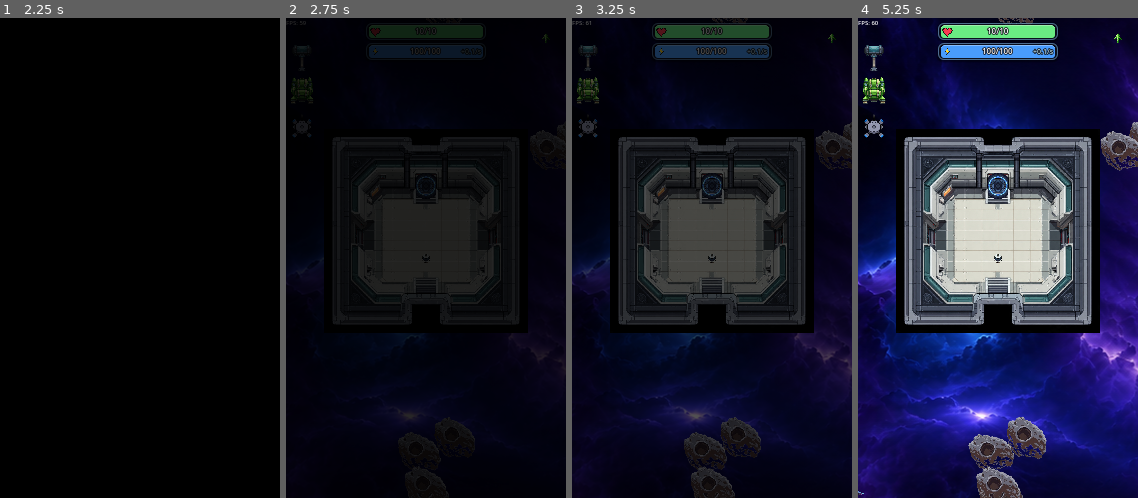
Above: before the commit, frames 1-4 (left to right).
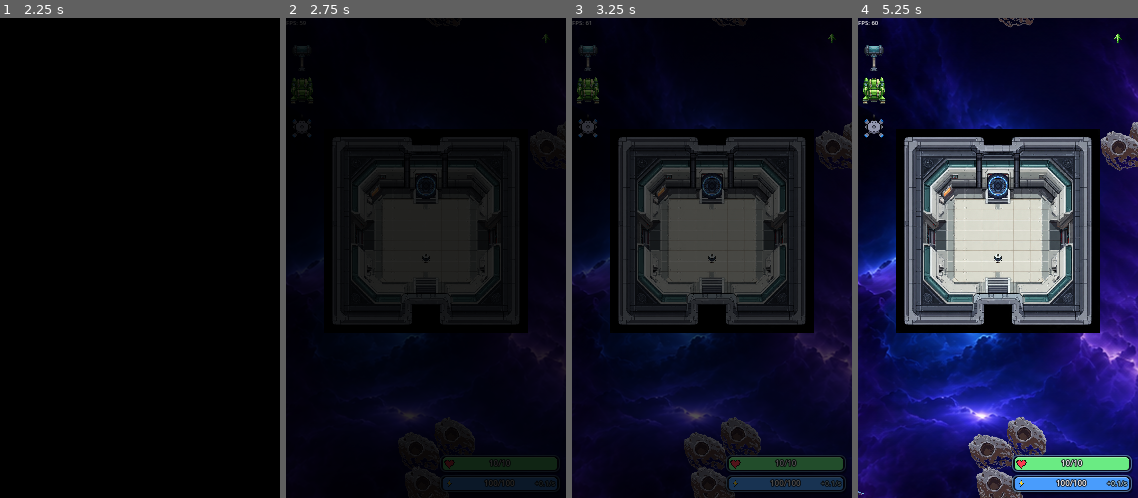
Above: after the commit, the same moments.

Repository: wildane/ShootingStar
Game: Godot game, scene res://scene/main_menu/main_menu.tscn
Same seed, same stepped clock (60 frames per second), same inputs: the game is played once before the commit and once after it.
Inputs (mouse positions are in pixels of both pictures, inside the frame that each line leads up to):
- Up to frame 1 (2.25 s): tap Enter at 0.5, 0.6 s; move the mouse to (201, 234) at 0.52 s; hold Right 0.53-1.25 s; click (201, 234) at 0.67 s; tap Space at 0.77 s; drag from (84, 282) to (126, 354) at 1.27 s; move the mouse to (140, 186) at 2.02 s; hold Right from 2.03 s (still down); tap Backspace at 2.1 s; click (140, 186) at 2.17 s
- Up to frame 2 (2.75 s): keep holding Right
- Up to frame 3 (3.25 s): release Right at 2.75 s; drag from (698, 354) to (770, 234) at 2.77 s
- Up to frame 4 (5.25 s): move the mouse to (1082, 330) at 3.52 s; hold Left 3.53-4.25 s; tap Ctrl at 3.6 s; click (1082, 330) at 3.67 s; tap Space at 3.77 s; drag from (914, 186) to (1000, 186) at 4.27 s; move the mouse to (1012, 258) at 5.02 s; hold Down from 5.03 s (still down); tap Enter at 5.1 s; click (1012, 258) at 5.17 s

Frame 1 is identical in both runs. In frame 2, 3.8% of the frame differs, in the area x 29-97%, y 1-99%; in frame 3, 4.8%; in frame 4, 5.7%, in the area x 28-99%, y 1-100%.

Commit message:
Pindahkan bar HP dan tenaga ke bawah kanan skrin
Supaya HUD tak bertindih dengan panel build di bahagian atas.

Diff:
--- a/scene/level_3/level_3.gd
+++ b/scene/level_3/level_3.gd
@@ -30,12 +30,12 @@
 	hud.name = "PlayerHpHud"
 	hud.set_script(load("res://scene/ui/PlayerHpHud.gd"))
 	hud.mouse_filter = Control.MOUSE_FILTER_IGNORE
-	# Letak di bahagian atas skrin (tengah), kekal di HUD
-	hud.set_anchors_preset(Control.PRESET_TOP_WIDE)
+	# Letak full rect; kedudukan sebenar bar diurus dalam PlayerHpHud (bawah kanan)
+	hud.set_anchors_preset(Control.PRESET_FULL_RECT)
 	hud.offset_left = 0
 	hud.offset_right = 0
-	hud.offset_top = 3
-	hud.offset_bottom = 45
+	hud.offset_top = 0
+	hud.offset_bottom = 0
 	canvas.add_child(hud)
 
 # Membina lapisan hitam pekat di awal game
--- a/scene/ui/PlayerHpHud.gd
+++ b/scene/ui/PlayerHpHud.gd
@@ -8,15 +8,16 @@
 func _ready() -> void:
 	mouse_filter = Control.MOUSE_FILTER_IGNORE
 
-	var tengah := CenterContainer.new()
-	tengah.mouse_filter = Control.MOUSE_FILTER_IGNORE
-	tengah.set_anchors_and_offsets_preset(Control.PRESET_FULL_RECT)
-	add_child(tengah)
-
+	# Bar diletak di bawah kanan skrin supaya tak bertindih dengan UI build
 	var susunan := VBoxContainer.new()
 	susunan.mouse_filter = Control.MOUSE_FILTER_IGNORE
 	susunan.add_theme_constant_override("separation", 3)
-	tengah.add_child(susunan)
+	susunan.set_anchors_preset(Control.PRESET_BOTTOM_RIGHT)
+	susunan.offset_left = -(HpBar.SAIZ_PEMAIN.x + 6.0)
+	susunan.offset_top = -(HpBar.SAIZ_PEMAIN.y * 2.0 + 3.0 + 6.0)
+	susunan.offset_right = -6.0
+	susunan.offset_bottom = -6.0
+	add_child(susunan)
 
 	_bar_hp = HpBar.cipta(HpBar.SAIZ_PEMAIN, HpBar.FON_PEMAIN, "hp")
 	susunan.add_child(_bar_hp)
